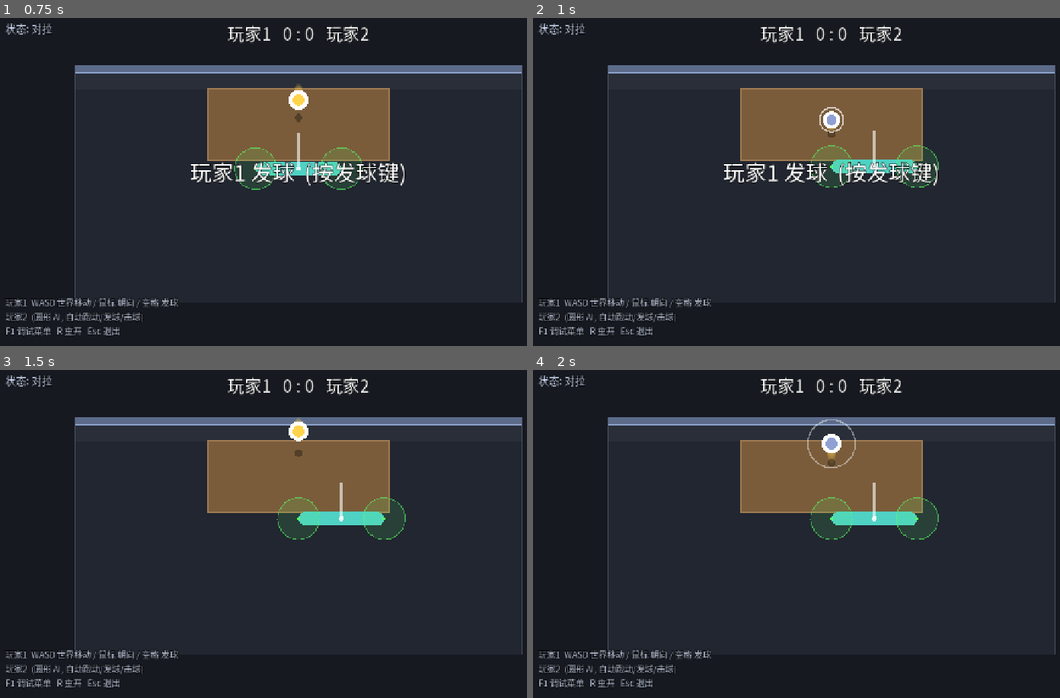
Above: before the commit, frames 1-4 (two rows, left to right).
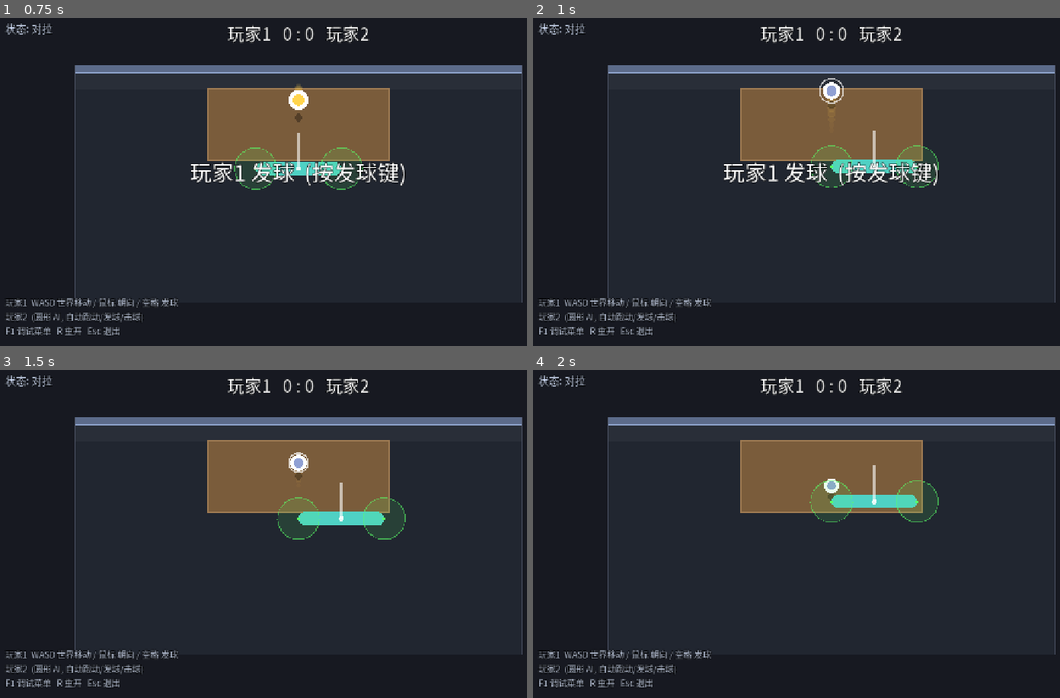
Above: after the commit, the same moments.

Repository: shuperidou/BMA-Arena
Game: Godot game, scene res://scenes/SoloTest.tscn
Same seed, same stepped clock (60 frames per second), same inputs: the game is played once before the commit and once after it. This scene is started directly instead of the project's main scene.
Inputs (mouse positions are in pixels of both pictures, inside the frame that each line leads up to):
- Up to frame 1 (0.75 s): tap Enter at 0.5, 0.6 s; move the mouse to (432, 165) at 0.52 s; hold D from 0.53 s (still down); click (432, 165) at 0.67 s
- Up to frame 2 (1 s): keep holding D; tap Space at 0.77 s
- Up to frame 3 (1.5 s): release D at 1.25 s; drag from (179, 553) to (268, 602) at 1.27 s
- Up to frame 4 (2 s): no input

Frame 1 is identical in both runs. In frame 2, 0.4% of the frame differs, in the area x 54-59%, y 18-37%; in frame 3, 0.4%; in frame 4, 2.7%, in the area x 52-78%, y 15-52%.

Commit message:
block: only override when receiver failed (hitter cannot exploit); config: regroup into sections A-M; rename ball_hit_* -> hit_*_v0, ball_wall_rest -> wall_bounce_factor

Diff:
--- a/scenes/SoloTest.tscn
+++ b/scenes/SoloTest.tscn
@@ -1,6 +1,6 @@
-[gd_scene load_steps=2 format=3]
+[gd_scene format=3 uid="uid://clv8lbpraxv3n"]
 
-[ext_resource type="Script" path="res://scripts/tools/solo_test.gd" id="1_solo"]
+[ext_resource type="Script" uid="uid://dxxgvsojgxndk" path="res://scripts/tools/solo_test.gd" id="1_solo"]
 
-[node name="SoloTest" type="Node"]
+[node name="SoloTest" type="Node" unique_id=234169609]
 script = ExtResource("1_solo")
--- a/scripts/autoload/game_config.gd
+++ b/scripts/autoload/game_config.gd
@@ -4,25 +4,71 @@
 ## 设计文档要求"规则不要散落在大量脚本里"，所以所有数值集中在这里。
 ## 标了 [TEMP] 的值是"为了试玩而临时定的"，不属于正式设计，随时可改。
 ## 标了 [TUNED] 的值是通过数值模拟/预调得来的，实际手感仍需试玩调整。
-
-# ============================================================
-#  场地几何 (世界坐标，单位=像素；-y 朝向墙)
+##
+## 分区顺序：
+##   A 场地几何 | B 球(物理+视觉) | C 击球初速度与可击高度 | D 角色通用
+##   E 玩家1 鼠标控制 | F 击球系统 | G 比赛 | H AI | I 阻挡判定
+##   J 调试显示 | K 输入 | L UI 字体 | M 便捷几何访问
+
+# ============================================================
+#  A. 场地几何 (世界坐标，单位=像素；-y 朝向墙)
 # ============================================================
 ## 整个活动区域。玩家被限制在其中。
 var arena_size: Vector2 = Vector2(940.0, 500.0)
 ## 场地中心 (放在屏幕中心附近)。
 var arena_center: Vector2 = Vector2(0.0, 22.0)
-
 ## 墙厚度。墙贴着场地顶边。
 var wall_thickness: float = 16.0
-
 ## 课桌尺寸与中心。课桌长边平行墙。
 ## [TUNED] 桌面远边 y=-178, 近边 y=-28, 与墙之间的缝隙 34px。
 var table_size: Vector2 = Vector2(380.0, 150.0)
 var table_center: Vector2 = Vector2(0.0, -103.0)
 
 # ============================================================
-#  角色
+#  B. 球 (俯视 XY + 独立高度 Z)
+# ============================================================
+## 约定 (全部是世界单位)：
+##   position.x / position.y = 场地水平位置 (XY)
+##   height_z                = 球距地面的高度 (独立变量，不参与 XY)
+##   GROUND_Z = 地面高度；TABLE_Z = 桌面高度 (独立，可改)
+var ground_z: float = 0.0              ## 落地高度 (height_z <= ground_z => 球死)
+var table_z: float = 60.0              ## 桌面高度 (不假定为 0)
+var wall_max_height: float = 300.0     ## 墙有效反弹高度上限 (预留；超过则飞过墙)
+
+var ball_radius: float = 8.0           ## 逻辑碰撞半径 (固定，不随视觉缩放)
+var ball_gravity: float = 1800.0       ## [TUNED] z 方向重力
+var table_bounce_factor: float = 0.8   ## 桌弹垂直恢复系数 [TUNED]
+var wall_bounce_factor: float = 0.85   ## 墙弹水平恢复系数 [TUNED]
+var ball_air_drag: float = 0.10        ## 每秒水平阻尼比例
+var bounce_vz_threshold: float = 25.0  ## 小于此下落速度不算"弹"，视为贴桌滚动
+
+## 墙弹后"辅助回桌"：纯物理下球会掉进桌墙缝隙，这里主动给一个落点。
+## 这是游戏化处理 (设计文档允许)，可用 wall_return_assist 关闭。
+var wall_return_assist: bool = true
+var wall_return_depth_frac: float = 0.8  ## 0=远边, 1=近边。落点=远边+深度*frac [TUNED]
+
+## 视觉：高度 -> 大小 + 阴影 (游戏化提示，非真实透视)
+var base_ball_scale: float = 1.0
+var height_scale_factor: float = 0.9   ## 高度对显示大小的贡献
+var min_visual_scale: float = 0.8
+var max_visual_scale: float = 2.6
+var shadow_offset_factor: float = 0.35 ## 每单位高度，球相对影子向上偏移的像素数
+var shadow_scale: float = 1.0          ## 影子不随高度缩放
+
+# ============================================================
+#  C. 击球初速度 (v0 = 击出瞬间的速度) 与可击高度
+# ============================================================
+var hit_speed_v0: float = 420.0        ## 水平初速度 (发球用) [TUNED]
+var hit_vz_v0: float = 450.0           ## 垂直初速度 (击球/发球弧线) [TUNED]
+var hit_vz_min: float = 450.0          ## 允许的垂直初速度下限 (AI/变化用)
+var hit_vz_max: float = 550.0          ## 允许的垂直初速度上限
+var hit_player_vel_influence: float = 0.5
+## 可击球的高度范围 (第一阶段宽松)
+var hit_height_min: float = 0.0
+var hit_height_max: float = 150.0
+
+# ============================================================
+#  D. 角色通用 (尺寸 / 移动 / 朝向回正)
 # ============================================================
 var player_half_length: float = 90.0   ## 纺锤半长 (两端到中心)
 var player_radius: float = 14.0        ## 纺锤半径
@@ -32,8 +78,7 @@
 var move_speed: float = 720.0
 var move_accel: float = 3200.0         ## 速度变化最大加速度 (惯性/手感)
 
-# 旋转
-# 玩家1: 强回正到"面向桌中心"——撞歪后快速转回，但仍是物理刚体 (不硬锁死)。
+## 玩家1: 强回正到"面向桌中心"——撞歪后快速转回，但仍是物理刚体 (不硬锁死)。
 var base_face_enabled: bool = true
 var base_face_response: float = 30.0             ## 角度误差 -> 目标角速度
 var base_face_max_angular_velocity: float = 25.0 ## rad/s (强)
@@ -43,16 +88,18 @@
 var drag_rot_sensitivity: float = 0.0016         ## 每像素 -> 弧度
 var drag_rot_max: float = 0.25                   ## 最大角度 (弧度, ~14°)
 
-# 玩家2 键盘临时方案专用
+## 玩家2 键盘临时方案专用 (现在 P2 是 AI, 以下基本不用)
 var max_angular_velocity: float = 80.0   ## rad/s 最大角速度
 var rotation_acceleration: float = 300.0 ## rad/s^2 角速度变化上限
 var rotation_response: float = 6.0       ## 角度误差 -> 目标角速度的增益
 var rotation_damping: float = 6.0        ## 无有效目标时的角速度衰减
 
-# 鼠标：按住建立锚点。鼠标在世界/屏幕中的 2D 拖动向量，**原样**作为
-# 击球判定区在角色**局部坐标系**中的位移 (故意不做 world->local 转换)。
-#   击球区A局部偏移 = +delta ; 击球区B局部偏移 = -delta  (反向)
-#   不做缩放(数值相同)；只在局部空间限制大小；鼠标不改变 rotation。
+# ============================================================
+#  E. 玩家1 鼠标控制 (按住建立锚点, 拖动决定击球区局部位移)
+# ============================================================
+## 鼠标在世界/屏幕中的 2D 拖动向量，**原样**作为击球判定区在角色**局部坐标系**中的位移
+## (故意不做 world->local 转换)。击球区A局部偏移 = +delta, B = -delta (反向)。
+## 不做缩放(数值相同)；只在局部空间限制大小；鼠标不改变 rotation。
 var aim_mouse_button: int = MOUSE_BUTTON_LEFT
 var mouse_drag_deadzone: float = 0.0         ## 拖动死区 (屏幕像素, 0=不启用)
 var hit_zone_drag_scale: float = 1.0         ## 鼠标位移 -> 局部偏移 (1.0 = 数值相同)
@@ -60,69 +107,26 @@
 var hit_zone_return_speed: float = 300.0     ## 松开后的回位速度 (单位/秒)
 
 # ============================================================
-#  击球系统 (集中管理，见 scripts/match/hit_system.gd)
+#  F. 击球系统 (见 scripts/match/hit_system.gd)
 # ============================================================
 ## 力度：由"击球区在世界空间中的实际速度"决定，经过曲线映射到球速区间。
-var hit_speed_min: float = 360.0        ## 轻击球速
-var hit_speed_max: float = 470.0        ## 强击球速
+var hit_speed_min: float = 400.0        ## 轻击球速
+var hit_speed_max: float = 4800.0       ## 强击球速
 var hit_speed_curve: float = 1.2        ## 力度响应曲线指数 (>1 需要更快才到强)
 var hit_zone_speed_ref: float = 1500.0  ## 击球区速度归一化基准 (世界单位/秒)
+
 ## 方向：基础方向=面向桌中心；叠加"击球区位置 + 挥动方向"的偏置。
 var hit_direction_strength: float = 0.6 ## 偏置对方向的影响程度 (0=永远朝桌, 1=完全由挥动决定)
 var position_bias_weight: float = 0.5   ## 偏置里"击球区位置"的权重 (其余给挥动速度)
-## 智能回球辅助程度 (0..1 单一旋钮)：
-##   1 = 完全辅助：只要触球，即使不做任何操作也会被拉回桌面
-##   0 = 完全关闭辅助：完全按玩家击球
-## 0..1 = 部分辅助，值越大辅助越强
-## 触发条件：原始落点若不在"好区"(桌面内缩 assist_good_margin 像素) 就介入。
-var assist_strength: float = 1.0       ## 辅助程度 0..1
-var max_assist_angle: float = 150.0     ## 修正角硬上限(度)。180=不限制 (让 assist=1 能完全回正)
-var assist_good_margin: float = 40.0    ## 好区=桌面内缩这么多像素。越大越容易触发(越少很偏的球)
-## (已移除 assist_min_speed_ratio：辅助现在只修正方向, 不改球速, 和 AI 击球一致)
-# ============================================================
-#  球：伪 Z 轴 (高度) 系统
-# ============================================================
-## 约定 (全部是世界单位)：
-##   position.x / position.y = 场地水平位置 (XY)
-##   height_z                = 球距地面的高度 (独立变量，不参与 XY)
-##   GROUND_Z = 地面高度；TABLE_Z = 桌面高度 (独立，可改)
-var ground_z: float = 0.0              ## 落地高度 (height_z <= ground_z => 球死)
-var table_z: float = 60.0              ## 桌面高度 (不假定为 0)
-var wall_max_height: float = 300.0     ## 墙有效反弹高度上限 (预留；超过则飞过墙)
-
-var ball_radius: float = 8.0           ## 逻辑碰撞半径 (固定，不随视觉缩放)
-var ball_gravity: float = 1800.0       ## [TUNED] z 方向重力
-var table_bounce_factor: float = 0.8   ## 桌弹垂直恢复系数 [TUNED]
-var ball_wall_rest: float = 0.85       ## 墙弹水平恢复系数 [TUNED]
-var ball_air_drag: float = 0.10        ## 每秒水平阻尼比例
-var bounce_vz_threshold: float = 25.0  ## 小于此下落速度不算"弹"，视为贴桌滚动
-
-# --- 视觉：高度 -> 大小 + 阴影 (游戏化提示，非真实透视) ---
-var base_ball_scale: float = 1.0
-var height_scale_factor: float = 0.9   ## 高度对显示大小的贡献
-var min_visual_scale: float = 0.8
-var max_visual_scale: float = 2.6
-var shadow_offset_factor: float = 0.35 ## 每单位高度，球相对影子向上偏移的像素数
-var shadow_scale: float = 1.0          ## 影子不随高度缩放
-
-## 墙弹后"辅助回桌"：纯物理下球会掉进桌墙缝隙，这里主动给一个落点。
-## 这是游戏化处理 (设计文档允许)，可用 wall_return_assist 关闭。
-var wall_return_assist: bool = true
-var wall_return_depth_frac: float = 0.8  ## 0=远边, 1=近边。落点=远边+深度*frac [TUNED]
-
-## 击球赋予的初速度
-var ball_hit_speed: float = 420.0      ## [TUNED]
-var ball_hit_vz: float = 450.0         ## [TUNED]
-var ball_hit_vz_min: float = 450.0
-var ball_hit_vz_max: float = 550.0
-var hit_player_vel_influence: float = 0.5
-
-## 可击球的高度范围 (第一阶段宽松)
-var hit_height_min: float = 0.0
-var hit_height_max: float = 150.0
-
-# ============================================================
-#  比赛 (计分/轮换均为临时方案) [TEMP]
+
+## 智能回球辅助 (0..1 单一旋钮)：1=只要触球就保证回桌；0=完全按玩家击球；中间=部分。
+## 原始落点若不在"好区"(桌面内缩 assist_good_margin 像素) 就介入, 把方向拉向"墙的镜像点"。
+var assist_strength: float = 1.0        ## 辅助程度 0..1
+var max_assist_angle: float = 180.0     ## 修正角硬上限(度)。180=不限制
+var assist_good_margin: float = 50.0    ## 好区=桌面内缩这么多像素。越大越容易触发
+
+# ============================================================
+#  G. 比赛 (计分/轮换均为临时方案) [TEMP]
 # ============================================================
 var score_to_win: int = 5
 ## 墙后接球方侧允许的桌弹次数。设计文档: "球在桌上第二次弹起 -> 接球方输"，
@@ -131,13 +135,17 @@
 var point_pause: float = 1.6
 var interference_pause: float = 1.8
 var hit_cooldown: float = 0.15
+
+# ============================================================
+#  H. AI (圆形智能体)
+# ============================================================
 ## AI 自动发球前的等待时间 (给玩家反应时间)
 var ai_serve_delay: float = 1.5
 ## AI 打出球后, 为了避开"阻挡嫌疑"而绕开对手接球走廊的偏移距离
 var ai_avoid_distance: float = 160.0
 
 # ============================================================
-#  阻挡判定 (全部临时阈值) [TEMP]
+#  I. 阻挡判定 (全部临时阈值) [TEMP]
 # ============================================================
 var block_collision_window: float = 0.4     ## 碰撞后多久内仍算阻挡窗口
 var block_pursuit_speed: float = 40.0       ## 接球方低于此速度视为"静止"(无意图, 不构成阻挡)
@@ -151,8 +159,9 @@
 var block_require_opponent_in_front: bool = false
 ## 碰撞持续时间门槛: 至少要接触这么久才算阻挡
 var block_min_contact_time: float = 0.03
-# ============================================================
-#  调试显示开关 (F1 总开关; 打开后按 2~6 分类开关)
+
+# ============================================================
+#  J. 调试显示开关 (F1 总开关; 打开后按 1~6 分类)
 # ============================================================
 var debug_show_block: bool = true    ## 2: 阻挡扇区 + 判定因子
 var debug_show_aim: bool = true      ## 3: 鼠标瞄准 / 击球调试
@@ -161,18 +170,15 @@
 var debug_show_zones: bool = true    ## 6: 场地 / 桌 / 墙
 
 # ============================================================
-#  输入 (physical keycodes)
+#  K. 输入 (physical keycodes)
 # ============================================================
 ## 基础控制模型 (玩家1):
-##   WASD -> 世界坐标平移 (与朝向完全无关)
-##   鼠标 -> 目标朝向 (旋转带惯性追踪)
-##   Q/E 等旋转键已删除。
+##   WASD -> 世界坐标平移 (与朝向完全无关); 鼠标 -> 目标朝向; Q/E 已删除。
 var p1_move: Dictionary = {"up": KEY_W, "down": KEY_S, "left": KEY_A, "right": KEY_D}
 var p1_serve: int = KEY_SPACE
 var p1_aim_mode: int = InputScheme.AimMode.MOUSE
 
-## 玩家2 为本地双人测试用 [TEMP]: 方向键世界移动 + 键盘朝向。
-## 基础控制模型以玩家1 为准；这里保留键盘朝向只是为了能单人/双人测试。
+## 玩家2 键盘方案 (现在 P2 是 AI, 保留备用)
 var p2_move: Dictionary = {"up": KEY_UP, "down": KEY_DOWN, "left": KEY_LEFT, "right": KEY_RIGHT}
 var p2_serve: int = KEY_ENTER
 var p2_aim_mode: int = InputScheme.AimMode.KEYBOARD
@@ -180,7 +186,7 @@
 var p2_rot_cw: int = KEY_PERIOD
 
 # ============================================================
-#  UI 字体 (Godot 默认字体不含中文，用系统字体)
+#  L. UI 字体 (Godot 默认字体不含中文，用系统字体)
 # ============================================================
 var _ui_font: Font = null
 
@@ -195,7 +201,7 @@
 	return _ui_font
 
 # ============================================================
-#  便捷几何访问
+#  M. 便捷几何访问
 # ============================================================
 func arena_rect() -> Rect2:
 	return Rect2(arena_center - arena_size * 0.5, arena_size)
--- a/scripts/ball/ball.gd
+++ b/scripts/ball/ball.gd
@@ -106,7 +106,7 @@
 			_die(GameTypes.DeathReason.BAD_BOUNCE)
 			return
 		position.y = wall_y + radius
-		vel.y = -vel.y * GameConfig.ball_wall_rest
+		vel.y = -vel.y * GameConfig.wall_bounce_factor
 		wall_since_hit = true
 		_last_surface = 2
 		_apply_wall_return_assist()
@@ -211,7 +211,7 @@
 		vzz -= g * dt
 		if p.y - radius <= wall_y and v.y < 0.0 and zz <= GameConfig.wall_max_height:
 			p.y = wall_y + radius
-			v.y = -v.y * GameConfig.ball_wall_rest
+			v.y = -v.y * GameConfig.wall_bounce_factor
 			wall = true
 			bounced_after_wall = false
 			var vy_ret: float = v.y
--- a/scripts/match/hit_system.gd
+++ b/scripts/match/hit_system.gd
@@ -36,7 +36,7 @@
 	#   assist=1 -> 只要触球就保证回桌 (方向+力度都拉到"瞄准桌中心并落桌"的解)
 	#   0..1    -> 按比例混合
 	var p: Vector2 = ball.global_position
-	var vz: float = GameConfig.ball_hit_vz
+	var vz: float = GameConfig.hit_vz_v0
 	var g: float = GameConfig.ball_gravity
 	var assist: float = clampf(GameConfig.assist_strength, 0.0, 1.0)
 	var assisted_dir: Vector2 = raw_dir
@@ -87,46 +87,3 @@
 static func mirror_of_table_center() -> Vector2:
 	var tc := GameConfig.table_center
 	return Vector2(tc.x, 2.0 * GameConfig.wall_inner_y() - tc.y)
-
-## 恢复力度 (选项2：优先保留玩家力量 / 救球)。
-## 沿恢复方向，只要"玩家原本的球速"就能让第一次落桌落在好区内 -> 原速保留；
-## 只有当该速度打不到好区 (太快或太慢) 时，才把它夹到"最快能落进好区"的距离。
-static func _recovery_speed(p: Vector2, dir: Vector2, vz: float, g: float, raw_speed: float) -> float:
-	var good := GameConfig.table_rect().grow(-GameConfig.assist_good_margin)
-	var seg: Array = _ray_rect_segment(p, dir, good)
-	if seg.is_empty():
-		seg = _ray_rect_segment(p, dir, GameConfig.table_rect())
-	if seg.size() != 2:
-		return raw_speed  # 判断不了就保留原力量
-	var t0: float = seg[0]
-	var t1: float = seg[1]
-	var d_raw: float = 2.0 * raw_speed * vz / g      # 玩家原力量对应的落点距离
-	var d: float = clampf(d_raw, t0, t1)             # 在好区内就保留, 否则夹到最近一端
-	# 速度下限: hit_speed_min * assist_min_speed_ratio (1.0 = 与 AI 下限一致)
-	var floor_speed: float = GameConfig.hit_speed_min * GameConfig.assist_min_speed_ratio
-	return clampf(d * g / (2.0 * vz), floor_speed, GameConfig.hit_speed_max)
-
-## 射线 p+dir*t 与矩形相交的参数区间 [t0,t1] (t>=0)；不相交返回 []。
-static func _ray_rect_segment(p: Vector2, dir: Vector2, rect: Rect2) -> Array:
-	var tmin: float = -INF
-	var tmax: float = INF
-	if absf(dir.x) < 1e-6:
-		if p.x < rect.position.x or p.x > rect.end.x:
-			return []
-	else:
-		var ta: float = (rect.position.x - p.x) / dir.x
-		var tb: float = (rect.end.x - p.x) / dir.x
-		tmin = maxf(tmin, minf(ta, tb))
-		tmax = minf(tmax, maxf(ta, tb))
-	if absf(dir.y) < 1e-6:
-		if p.y < rect.position.y or p.y > rect.end.y:
-			return []
-	else:
-		var tc2: float = (rect.position.y - p.y) / dir.y
-		var td: float = (rect.end.y - p.y) / dir.y
-		tmin = maxf(tmin, minf(tc2, td))
-		tmax = minf(tmax, maxf(tc2, td))
-	var lo: float = maxf(tmin, 0.0)
-	if tmax < lo:
-		return []
-	return [lo, tmax]
--- a/scripts/match/match.gd
+++ b/scripts/match/match.gd
@@ -181,11 +181,13 @@
 func _on_ball_died(reason: int) -> void:
 	if state != GameTypes.MatchState.RALLY:
 		return
-	# 点一：球已经落地(死球) 且这球过程中出现过阻挡 -> 不判分, 改为阻挡重发
-	if _block_pending:
+	var winner: int = _decide_winner(reason)
+	# 阻挡只在"接球方没接到"(正常判给击球方) 时才生效, 改为重发。
+	# 若正常判给的是接球方(即击球方自己失误), 不因阻挡改判 —— 防止击球方靠阻挡规避输球。
+	if _block_pending and last_hitter != null and winner == last_hitter.player_index:
 		_begin_interference()
 		return
-	_award_point(_decide_winner(reason), reason)
+	_award_point(winner, reason)
 
 func _decide_winner(reason: int) -> int:
 	var hitter_index: int = last_hitter.player_index if last_hitter != null else expected_receiver.player_index
--- a/scripts/player/ai_player.gd
+++ b/scripts/player/ai_player.gd
@@ -86,7 +86,7 @@
 	var dist: float = maxf(d.length(), 1.0)
 	var dir: Vector2 = d / dist
 	# vz 与力度都限制在"玩家的上下限"内 (AI 不作弊)
-	var vz: float = randf_range(GameConfig.ball_hit_vz_min, GameConfig.ball_hit_vz_max)
+	var vz: float = randf_range(GameConfig.hit_vz_min, GameConfig.hit_vz_max)
 	var speed: float = clampf(dist * GameConfig.ball_gravity / (2.0 * vz),
 		GameConfig.hit_speed_min, GameConfig.hit_speed_max)
 	return {
--- a/scripts/player/player_controller.gd
+++ b/scripts/player/player_controller.gd
@@ -152,9 +152,9 @@
 ## 发球计算 (默认沿朝向；AI 覆写)。
 func compute_serve(b: Ball) -> Dictionary:
 	var facing: Vector2 = Vector2.RIGHT.rotated(rotation)
-	var speed: float = GameConfig.ball_hit_speed
+	var speed: float = GameConfig.hit_speed_v0
 	return {
-		"velocity": facing * speed, "vz": GameConfig.ball_hit_vz, "strength": 1.0,
+		"velocity": facing * speed, "vz": GameConfig.hit_vz_v0, "strength": 1.0,
 		"ball_speed": speed, "raw_speed": speed, "zone_speed": 0.0,
 		"zone_world": b.global_position, "zone_vel": Vector2.ZERO,
 		"raw_dir": facing, "assisted_dir": facing, "assist_angle": 0.0, "assist_speed_delta": 0.0,
--- a/scripts/tools/hit_test.gd
+++ b/scripts/tools/hit_test.gd
@@ -162,7 +162,7 @@
 		var spd: float = oa.ball_speed
 		var vz: float = oa.vz
 		if spd < GameConfig.hit_speed_min - 1.0 or spd > GameConfig.hit_speed_max + 1.0 \
-				or vz < GameConfig.ball_hit_vz_min - 1.0 or vz > GameConfig.ball_hit_vz_max + 1.0:
+				or vz < GameConfig.hit_vz_min - 1.0 or vz > GameConfig.hit_vz_max + 1.0:
 			in_limits = false
 		var d: Vector2 = oa.velocity.normalized()
 		if i == 0:
@@ -171,5 +171,5 @@
 			varied = true
 	_check("T9 AI strength/vz within player limits", in_limits,
 		"speed=[%.0f,%.0f] vz=[%.0f,%.0f]" % [GameConfig.hit_speed_min, GameConfig.hit_speed_max,
-			GameConfig.ball_hit_vz_min, GameConfig.ball_hit_vz_max])
+			GameConfig.hit_vz_min, GameConfig.hit_vz_max])
 	_check("T9 AI varies hit angle", varied, "angle0=%.2f" % angle0)
Not shown, changed: AGENTS.md
